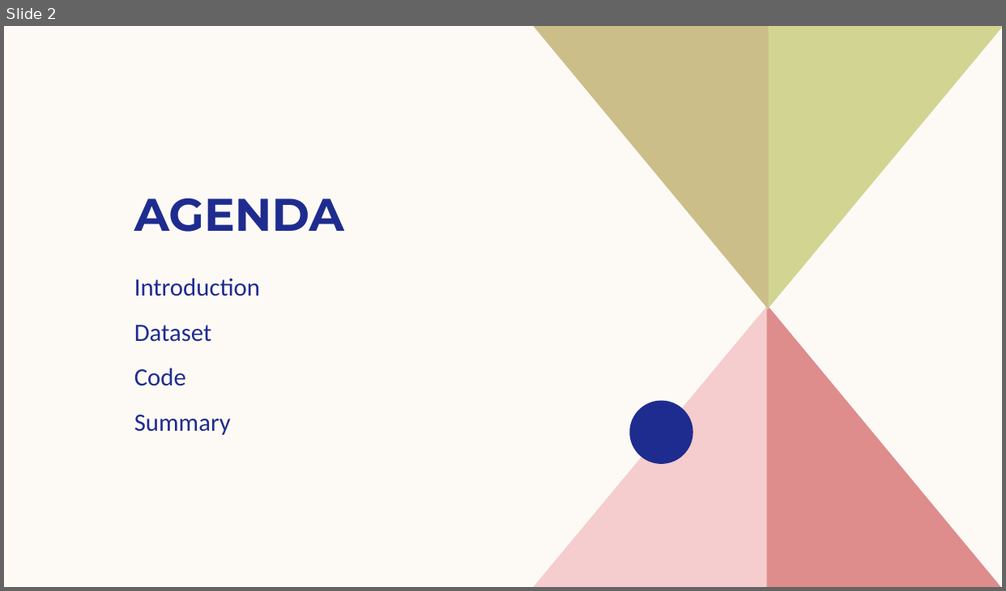
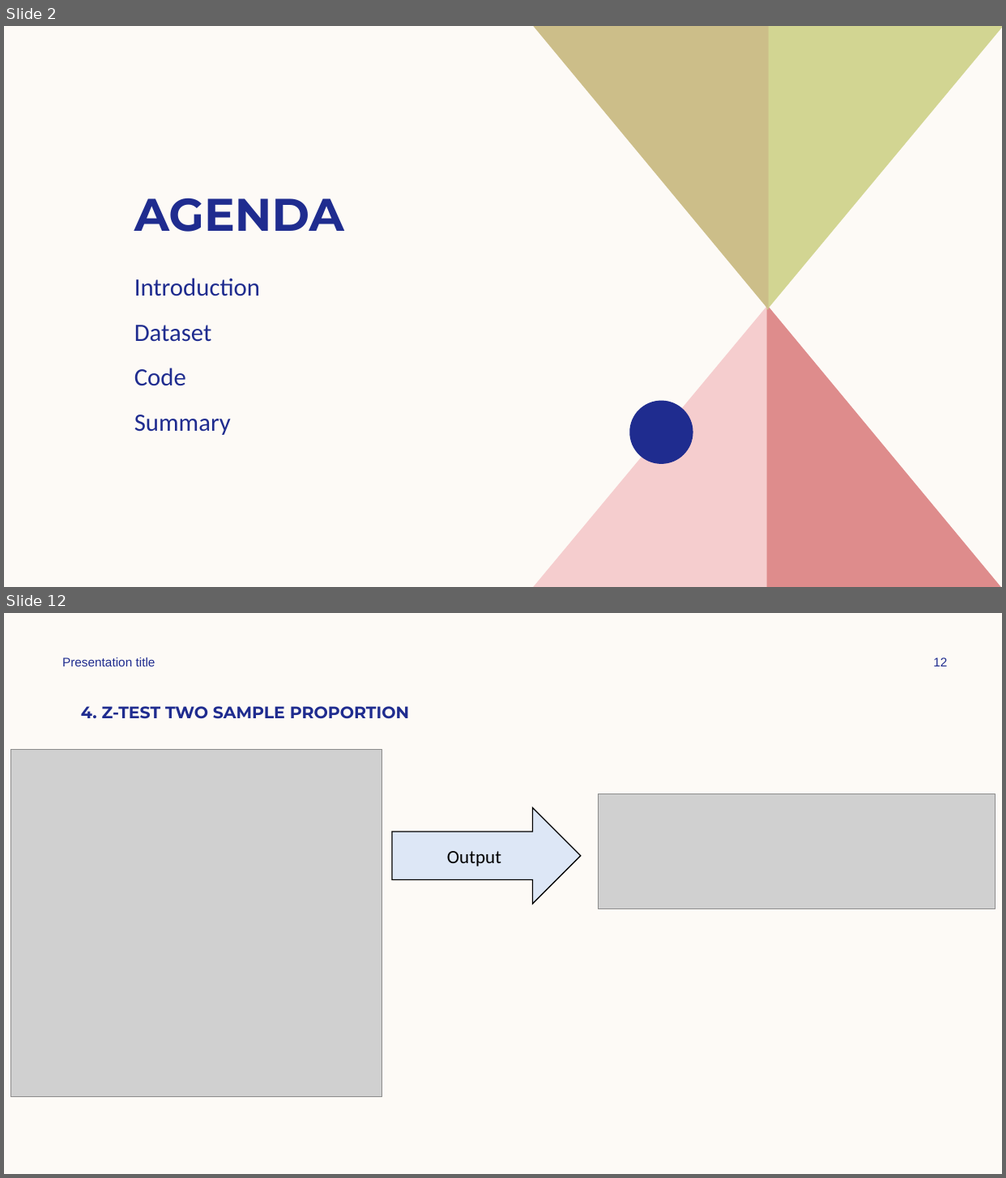
Before and after one commit to PratikKin/Statistics-Case-Study-Group-12, a slide deck: Diabetes/Statistics Case Study.pptx. Shown one above the other, each under a label of ours: slide 2 before the commit, slides 2 and 12 after it; the slides between them are not shown. The pictures are 1006x591 and 1006x1178 pixels, drawn with LibreOffice and Linux fonts; fonts in the diff are those of the drawing; grey boxes stand for pictures. Boxes give left, top, right and bottom in pixels: in the first picture for what was removed or moved away, otherwise in the second. Text is boxed around its words. In the diff, an @@ line names an element or a change of style, - is before the commit and + after.

```diff
--- a/Diabetes/Statistics Case Study.pptx
+++ b/Diabetes/Statistics Case Study.pptx
@@ slide 12 added at <box>4,613,1002,1174</box>, background #FDFAF6 @@
@@ text added at <box>62,658,155,666</box>, 12 pt, text #1F2C8F @@
+Presentation title
@@ page number added at <box>933,658,947,666</box>, 12 pt, text #1F2C8F @@
+12
@@ title added at <box>81,706,409,719</box>, 16 pt, text #1F2C8F, bold @@
+4. Z-TEST TWO SAMPLE PROPORTION
@@ picture added at <box>10,750,381,1097</box> @@
@@ picture added at <box>599,794,995,909</box> @@
@@ right arrow added at <box>392,807,581,905</box>, fill #DDE7F6, outline #000000 1 pt, 18 pt, text #000000 @@
+Output
```
Also in this commit, not shown: 6 slides changed, 26 other slides added, 2 slides removed, 22 other files.
